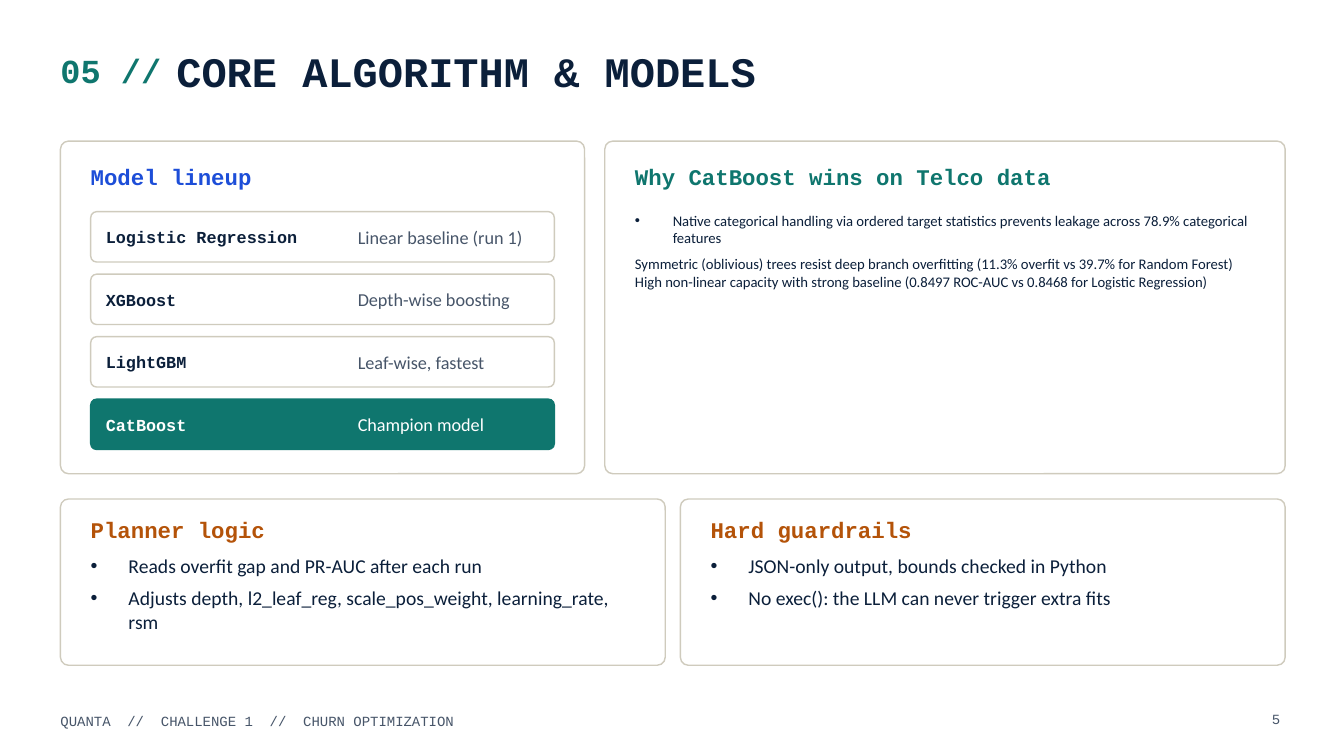
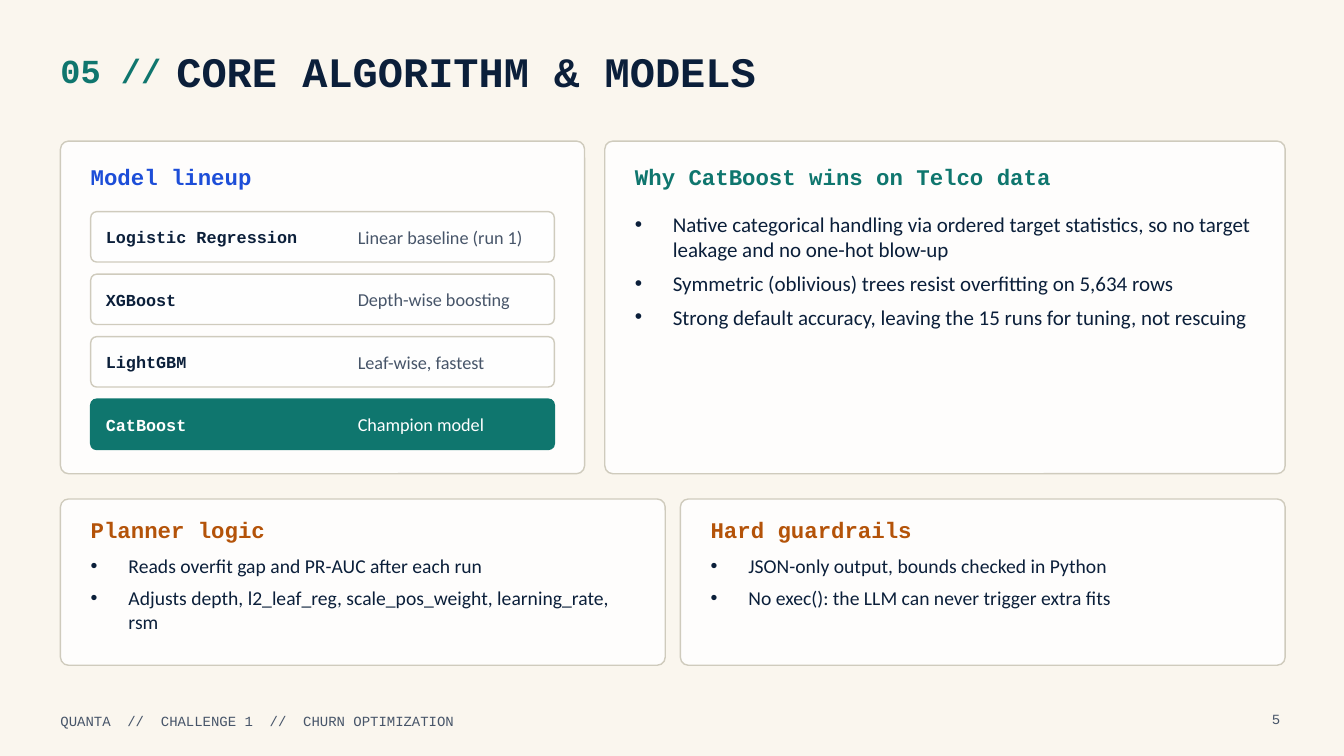
Before and after one commit to uday0214/IOTAxEngimaHackathon, a slide deck: slide 5 of ppt/QUANTA_PPT_FINAL.pptx. Drawn at 1344x756 pixels with LibreOffice and Linux fonts; fonts in the diff are those of the drawing; background and template pictures are left out. Boxes give left, top, right and bottom in pixels: in the first picture for what was removed or moved away, otherwise in the second. Text is boxed around its words. In the diff, an @@ line names an element or a change of style, - is before the commit and + after.

Commit message:
style(ppt): restore exact template design with cream background across all slides

```diff
--- a/ppt/QUANTA_PPT_FINAL.pptx
+++ b/ppt/QUANTA_PPT_FINAL.pptx
@@ background picture (left out) to #FAF6EE @@
@@ text at bbox=[673, 217, 1250, 329]: text changed; size 10.5 to 15 pt @@
-• Native categorical handling via ordered target statistics prevents leakage across 78.9% categorical features
-Symmetric (oblivious) trees resist deep branch overfitting (11.3% overfit vs 39.7% for Random Forest)
-High non-linear capacity with strong baseline (0.8497 ROC-AUC vs 0.8468 for Logistic Regression)
+• Native categorical handling via ordered target statistics, so no target leakage and no one-hot blow-up
+• Symmetric (oblivious) trees resist overfitting on 5,634 rows
+• Strong default accuracy, leaving the 15 runs for tuning, not rescuing
```
Also in this commit, not shown: 9 other slides changed, 1 other file.
